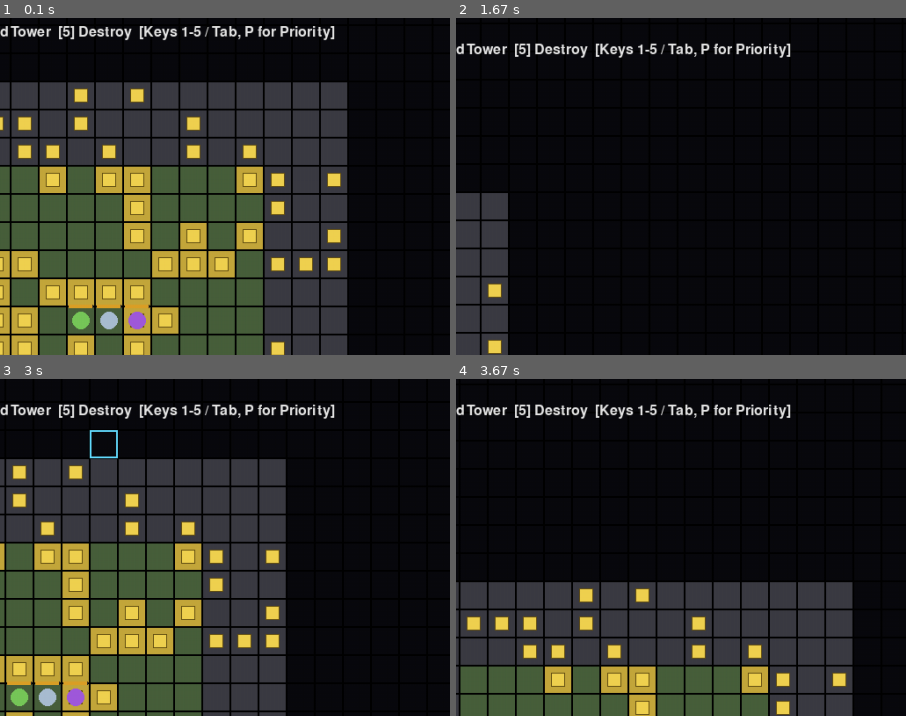
Above: before the commit, frames 1-4 (two rows, left to right).
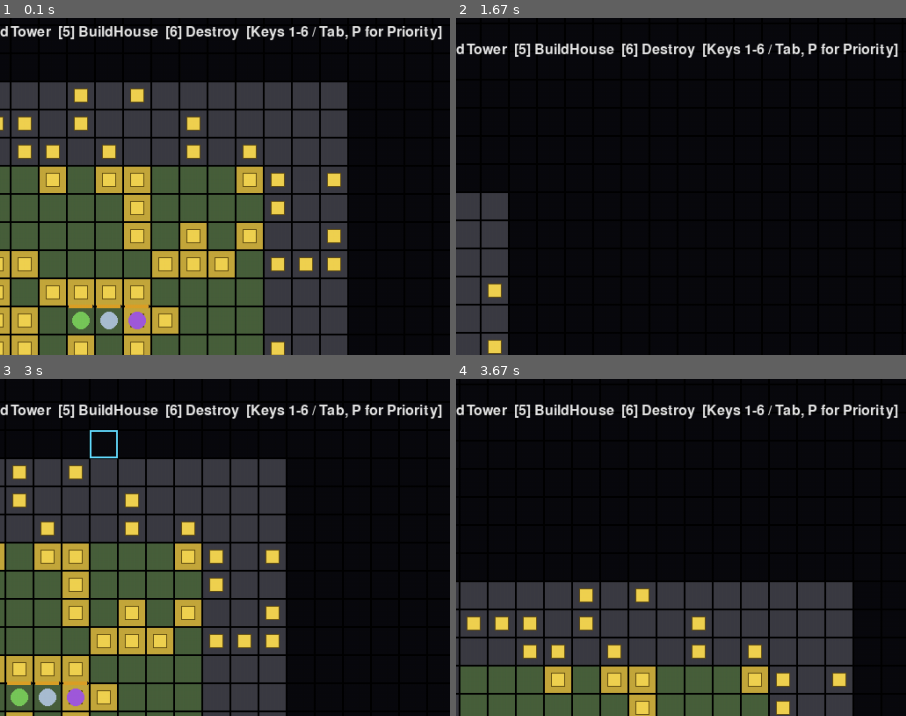
Above: after the commit, the same moments.

Repository: MiohitoKiri5474/PyGame-Final
Game: pygame game, started from src/main.py
Two runs of this game, one before a commit and one after it. Both use one fixed random seed, a clock stepped at 60 frames per second and the inputs below.
Inputs (mouse positions are % of the whole screen's width and height, from its top left):
- Up to frame 1 (0.1 s): no input
- Up to frame 2 (1.67 s): hold Right 0.33-0.8 s; move the mouse to (46, 54) at 0.37 s; hold Up 0.83-1.13 s; move the mouse to (82, 47) at 0.87 s; tap Space at 0.9, 1.23, 1.53 s; tap 2 at 0.98 s; hold Right 1.17-1.63 s; move the mouse to (26, 51) at 1.2 s; tap 3 at 1.32 s
- Up to frame 3 (3 s): click (19, 73) at 1.72 s; hold Left 2-2.53 s; tap Space at 2.07, 2.37, 2.63, 2.97 s; click (65, 15) at 2.08 s; tap 2 at 2.15 s; hold Down 2.57-2.87 s; click (62, 59) at 2.65 s; tap 3 at 2.72 s; hold Left from 2.9 s (still down); click (52, 16) at 2.98 s
- Up to frame 4 (3.67 s): tap Space at 3.27, 3.4 s; release Left at 3.3 s; hold Up from 3.33 s (still down); click (14, 47) at 3.42 s; tap 2 at 3.48 s
The pictures show only the part of the screen within x 39-89%, y 5-55%; the shares and areas given below are measured in that part.

The runs differ from the first frame. In frame 1, 1.8% of the frame differs, in the area x 18-99%, y 2-7%; in frame 2, 1.8%; in frame 3, 1.8%, in the area x 18-99%, y 7-12%; in frame 4, 1.8%.

Commit message:
feat: implement ticket 15 - House building & population cap
House reuses the Wall/Tower build-task pattern exactly (same
can_queue rule, same atomic Inventory.spend_all path via _try_build).
Cost 4 wood + 2 bricks, 4.0s work, per todo.md. population_cap(world)
returns BASE_POPULATION_CAP (3) + count of House buildings, exposed
for ticket 16 (Population Growth).

/code-review medium: 2 findings, both fixed.
- render_buildings.py's new _COLOR_BY_TYPE.get(type, COLOR_TOWER)
  fallback reproduced the exact silent-misrender bug it replaced -
  any future building type left out of the dict (Farmland, Animal Pen
  are both coming) would still render Tower-blue. Fixed: fallback is
  now COLOR_UNKNOWN_BUILDING (magenta), an unmistakable marker instead
  of a plausible-looking wrong color.
- _can_perform_wall/_can_perform_tower/_can_perform_house were three
  copies of the identical afford-check. Extracted _can_afford(world,
  cost), all three now call it.

Disclosure: Based on Claude Code generated output.

Diff:
--- a/src/build_task.py
+++ b/src/build_task.py
@@ -13,6 +13,11 @@
     TOWER_COST,
     TOWER_BLOCK,
     TOWER_ATTACK,
+    BASE_POPULATION_CAP,
+    HOUSE_WORK_SECONDS,
+    HOUSE_COST,
+    HOUSE_BLOCK,
+    HOUSE_ATTACK,
 )
 from coords import tile_at, tile_center
 from extensions import register_hud_line
@@ -44,12 +49,16 @@
     return True
 
 
+def _can_afford(world: "World", cost: dict[str, int]) -> bool:
+    return all(world.inventory.get(res) >= amt for res, amt in cost.items())
+
+
 def _can_perform_wall(world: "World", task: Task) -> bool:
-    return all(world.inventory.get(res) >= amt for res, amt in WALL_COST.items())
+    return _can_afford(world, WALL_COST)
 
 
 def _can_perform_tower(world: "World", task: Task) -> bool:
-    return all(world.inventory.get(res) >= amt for res, amt in TOWER_COST.items())
+    return _can_afford(world, TOWER_COST)
 
 
 def _on_complete_wall(world: "World", task: Task) -> bool:
@@ -58,6 +67,18 @@
 
 def _on_complete_tower(world: "World", task: Task) -> bool:
     return _try_build(world, task, "Tower", TOWER_COST, TOWER_BLOCK, TOWER_ATTACK)
+
+
+def _can_perform_house(world: "World", task: Task) -> bool:
+    return _can_afford(world, HOUSE_COST)
+
+
+def _on_complete_house(world: "World", task: Task) -> bool:
+    return _try_build(world, task, "House", HOUSE_COST, HOUSE_BLOCK, HOUSE_ATTACK)
+
+
+def population_cap(world: "World") -> int:
+    return BASE_POPULATION_CAP + sum(1 for b in world.buildings if b.type == "House")
 
 
 def _try_build(world: "World", task: Task, b_type: str, cost: dict[str, int], block: int, attack: int) -> bool:
@@ -102,7 +123,7 @@
             npc.path = []
 
 
-_COSTS_BY_TASK_TYPE = {"BuildWall": WALL_COST, "BuildTower": TOWER_COST}
+_COSTS_BY_TASK_TYPE = {"BuildWall": WALL_COST, "BuildTower": TOWER_COST, "BuildHouse": HOUSE_COST}
 
 
 def _blocked_builds_hud_line(world: "World") -> str:
@@ -141,4 +162,14 @@
     ),
 )
 
+register_task_type(
+    "BuildHouse",
+    TaskType(
+        work_seconds=HOUSE_WORK_SECONDS,
+        can_queue=_can_queue,
+        on_complete=_on_complete_house,
+        can_perform=_can_perform_house,
+    ),
+)
+
 register_hud_line(_blocked_builds_hud_line)
--- a/src/constants.py
+++ b/src/constants.py
@@ -142,3 +142,12 @@
     "berries": 0.02,
     "raw_stone": 0.02,
 }
+
+# --- House & population cap (ticket 15) ---
+BASE_POPULATION_CAP = 3
+HOUSE_BLOCK = 0
+HOUSE_ATTACK = 0
+HOUSE_COST = {"wood": 4, "bricks": 2}
+HOUSE_WORK_SECONDS = 4.0
+COLOR_HOUSE = (180, 140, 90)
+COLOR_UNKNOWN_BUILDING = (255, 0, 255)  # unmistakable "missing render mapping" marker
--- a/src/render_buildings.py
+++ b/src/render_buildings.py
@@ -1,14 +1,19 @@
 import pygame
 
 from extensions import register_overlay
-from constants import TILE_SIZE, COLOR_WALL, COLOR_TOWER
+from constants import TILE_SIZE, COLOR_WALL, COLOR_TOWER, COLOR_HOUSE, COLOR_UNKNOWN_BUILDING
+
+_COLOR_BY_TYPE = {"Wall": COLOR_WALL, "Tower": COLOR_TOWER, "House": COLOR_HOUSE}
 
 
 def draw_buildings(surface: pygame.Surface, world, camera) -> None:
     for building in world.buildings:
         screen_x = building.x * TILE_SIZE - int(camera.x)
         screen_y = building.y * TILE_SIZE - int(camera.y)
-        color = COLOR_WALL if building.type == "Wall" else COLOR_TOWER
+        # Unmapped types render magenta, not a plausible-looking wrong color -
+        # a future building type left out of _COLOR_BY_TYPE fails loudly on
+        # screen instead of silently misrendering as an existing type.
+        color = _COLOR_BY_TYPE.get(building.type, COLOR_UNKNOWN_BUILDING)
         rect = pygame.Rect(screen_x, screen_y, TILE_SIZE, TILE_SIZE)
         pygame.draw.rect(surface, color, rect)
 
--- a/tests/test_build.py
+++ b/tests/test_build.py
@@ -1,7 +1,17 @@
 from blocking import is_wall_blocked
-from build_task import Building, _can_queue, _on_complete_wall, _blocked_builds_hud_line, _can_perform_wall, _can_perform_tower
+from build_task import (
+    Building,
+    _can_queue,
+    _on_complete_wall,
+    _on_complete_house,
+    _blocked_builds_hud_line,
+    _can_perform_wall,
+    _can_perform_tower,
+    _can_perform_house,
+    population_cap,
+)
 from coords import tile_at, tile_center
-from constants import WALL_COST, TOWER_COST
+from constants import BASE_POPULATION_CAP, HOUSE_COST, WALL_COST, TOWER_COST
 from npc import NPC
 from pathfinding import find_path
 from task import Task, update_npc_tasks
@@ -157,3 +167,52 @@
         world.inventory.add(res, amount)
 
     assert _blocked_builds_hud_line(world) == ""
+
+
+def test_house_can_queue_same_rule_as_wall_tower():
+    world = World(npc_count=0)
+    world.grid.get(10, 10).claimed = True
+    world.grid.get(10, 10).resource = None
+    assert _can_queue(world, (10, 10))
+
+
+def test_house_can_perform_checks_materials():
+    world = World(npc_count=0)
+    task = Task("BuildHouse", (10, 10))
+    assert not _can_perform_house(world, task)
+    for res, amount in HOUSE_COST.items():
+        world.inventory.add(res, amount)
+    assert _can_perform_house(world, task)
+
+
+def test_house_on_complete_builds_and_spends():
+    world = World(npc_count=0)
+    task = Task("BuildHouse", (10, 10))
+    for res, amount in HOUSE_COST.items():
+        world.inventory.add(res, amount)
+
+    assert _on_complete_house(world, task) is True
+    assert len(world.buildings) == 1
+    assert world.buildings[0].type == "House"
+    for res in HOUSE_COST:
+        assert world.inventory.get(res) == 0
+
+
+def test_population_cap_is_base_with_no_houses():
+    world = World(npc_count=0)
+    assert population_cap(world) == BASE_POPULATION_CAP
+
+
+def test_population_cap_increases_per_house():
+    world = World(npc_count=0)
+    world.buildings.append(Building("House", 1, 1, 0, 0))
+    assert population_cap(world) == BASE_POPULATION_CAP + 1
+    world.buildings.append(Building("House", 2, 2, 0, 0))
+    assert population_cap(world) == BASE_POPULATION_CAP + 2
+
+
+def test_population_cap_ignores_other_building_types():
+    world = World(npc_count=0)
+    world.buildings.append(Building("Wall", 1, 1, 100, 0))
+    world.buildings.append(Building("Tower", 2, 2, 10, 15))
+    assert population_cap(world) == BASE_POPULATION_CAP
Not shown, changed: docs/tickets/expansion/part-1-foundation/15-house-population-cap.md
